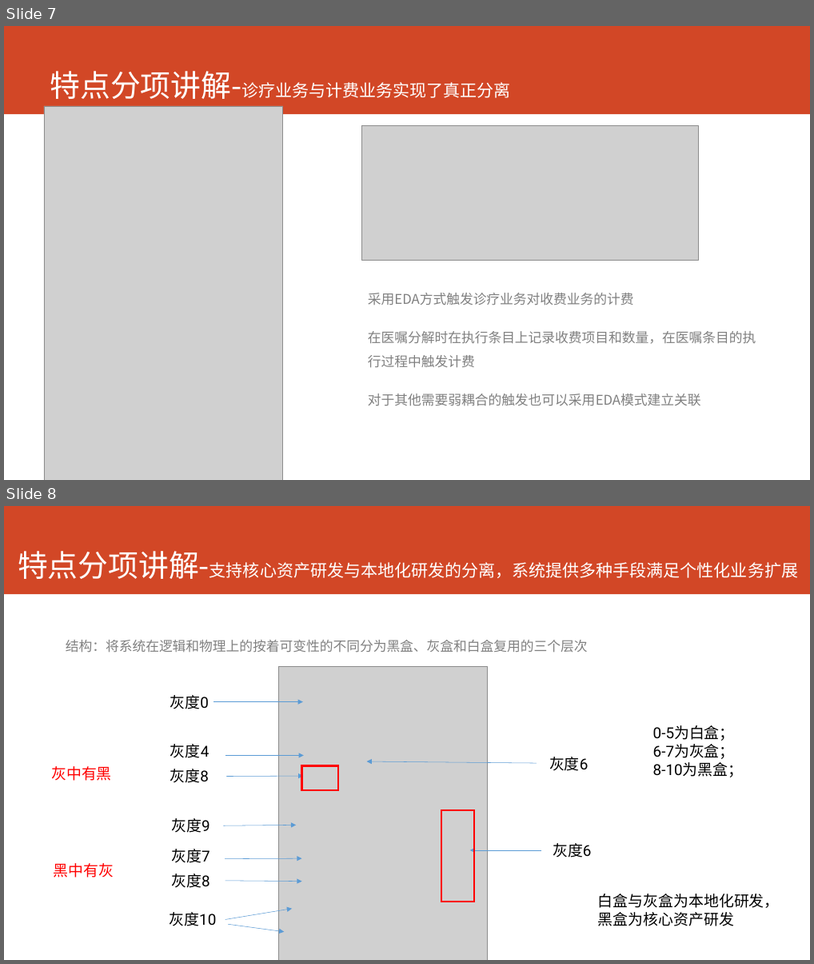
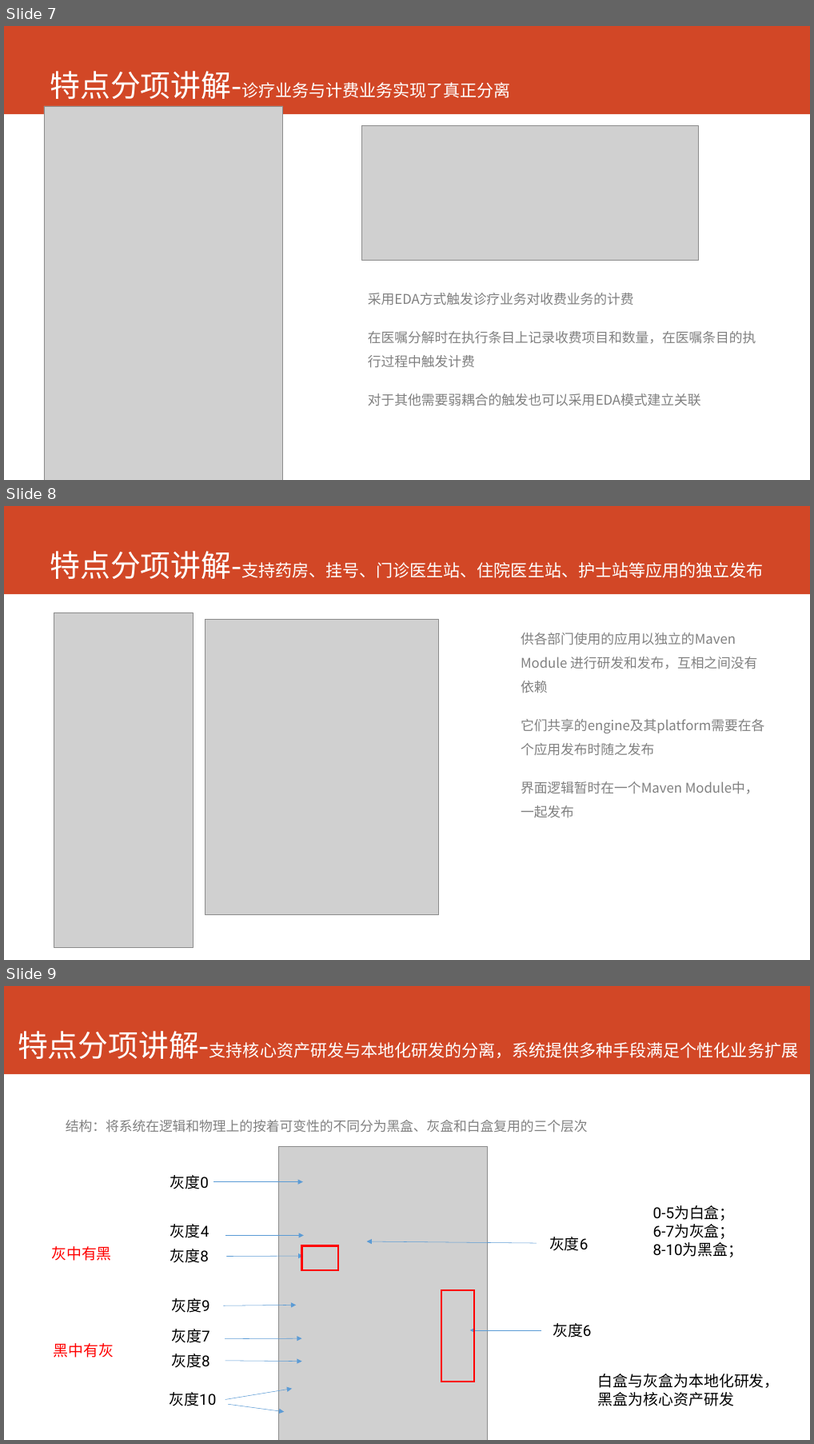
Before and after one commit to AppSecAI-TEST/hospital, a slide deck: doc/EVE新一代HIS核心系统.pptx. Shown one above the other, each under a label of ours: slides 7 and 8 before the commit, slides 7, 8 and 9 after it. The pictures are 814x964 and 814x1444 pixels, drawn with LibreOffice and Linux fonts; fonts in the diff are those of the drawing; grey boxes stand for pictures. Boxes give left, top, right and bottom in pixels: in the first picture for what was removed or moved away, otherwise in the second. Text is boxed around its words. In the diff, an @@ line names an element or a change of style, - is before the commit and + after.

```diff
--- a/doc/EVE新一代HIS核心系统.pptx
+++ b/doc/EVE新一代HIS核心系统.pptx
@@ slide 8 added at (4,506,810,960), background #FFFFFF; not listed: 1 template element that a slide beside it also shows @@
@@ title added at (50,551,763,579), 20 pt, text #FFFFFF @@
+特点分项讲解-支持药房、挂号、门诊医生站、住院医生站、护士站等应用的独立发布
@@ picture added at (54,612,194,947) @@
@@ picture added at (206,619,438,914) @@
@@ text added at (521,632,765,817), 16 pt, text #808080 @@
+供各部门使用的应用以独立的Maven Module 进行研发和发布，互相之间没有依赖
+它们共享的engine及其platform需要在各个应用发布时随之发布
+界面逻辑暂时在一个Maven Module中，一起发布
@@ what was slide 8 is now slide 9 @@
```
Also in this commit, not shown: 1 slide changed, 1 other slide added.
